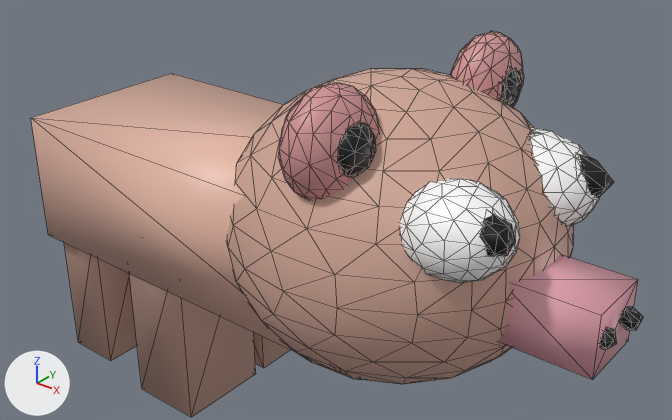
The COLLADA model models/pig.dae, before and after one commit.
Both versions are drawn from a 50 mm lens placed at (1.651, -1.459, 1.517), pointed at (0.59, -0.132, 0.694). The lights are fixed; the arrows at lower left show +X, +Y and +Z. Mesh edges are drawn as thin lines. Where no turn or scale is listed for an object, it has been applied to the vertices.
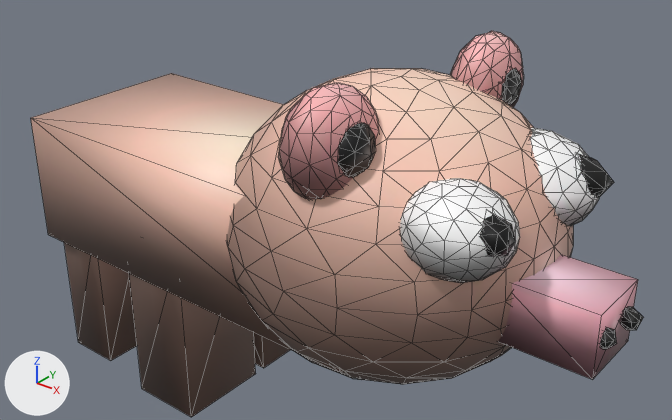
Commit message: fix pig

Boxes (x1, y1, x2, y2) around the edits, measured in the pictures (672 x 420 px):
'Sphere_005', surface changed: (31, 31, 637, 417) in both

The edits, one by one:
Picture 'pig.jpg' (img_pig_jpg) is new.
In material 'Material_006' (mat_material_006), base_color is no longer (0.639, 0.388, 0.309), beige #d1a797.
In material 'Material_006' (mat_material_006), texture is now set to img_pig_jpg.
In material 'Material_005' (mat_material_005), base_color is no longer (0.639, 0.388, 0.309), beige #d1a797.
In material 'Material_005' (mat_material_005), texture is now set to img_pig_jpg.
In material 'Material_003' (mat_material_003), base_color is no longer (0.639, 0.388, 0.309), beige #d1a797.
In material 'Material_003' (mat_material_003), texture is now set to img_pig_jpg.
In material 'Material_015' (mat_material_015), base_color is no longer (1.0, 1.0, 1.0), white #ffffff.
In material 'Material_015' (mat_material_015), texture is now set to img_pig_jpg.
In material 'Material_014' (mat_material_014), base_color is no longer (1.0, 1.0, 1.0), white #ffffff.
In material 'Material_014' (mat_material_014), texture is now set to img_pig_jpg.
In material 'Material_013' (mat_material_013), base_color is no longer (0.64, 0.294, 0.294), pink #d19494.
In material 'Material_013' (mat_material_013), texture is now set to img_pig_jpg.
In material 'Material_012' (mat_material_012), base_color is no longer (0.639, 0.306, 0.306), pink #d19696.
In material 'Material_012' (mat_material_012), texture is now set to img_pig_jpg.
In material 'Material_002' (mat_material_002), base_color is no longer (0.799, 0.377, 0.44), pink #e7a5b1.
In material 'Material_002' (mat_material_002), texture is now set to img_pig_jpg.
In material 'Material_011' (mat_material_011), base_color is no longer (0.639, 0.388, 0.309), beige #d1a797.
In material 'Material_011' (mat_material_011), texture is now set to img_pig_jpg.
In material 'Material_001' (mat_material_001), base_color is no longer (0.799, 0.485, 0.386), beige #e7b9a7.
In material 'Material_001' (mat_material_001), texture is now set to img_pig_jpg.
me_sphere_008 has 768 vertices, 1151 faces and spans x -0.822..0.439, y -0.109..0.541, z -0.707..0.108.
me_sphere_008 is used by ob_sphere_005; location (0.798, -0.36, 0.954).
me_sphere_008 part 1: texture (UV) coordinates changed.
